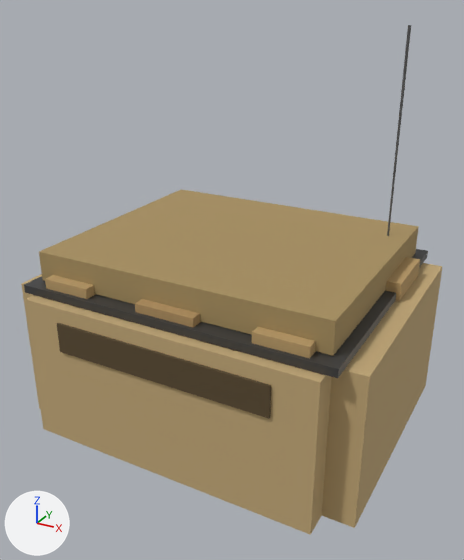
An edit to the glTF model public/models/structures/sandbag-bunker.glb, drawn before and after from the same camera.
The view is the same before and after, from a camera (50 mm lens) standing at (2.9, -5.4, 4.13) and looking at (0.05, -0.24, 1.54). The axes (+X, +Y, +Z) are drawn at lower left. The lights are the same throughout. The older version comes first. Where no turn or scale is listed for an object, it has been applied to the vertices. Vertices at exactly the same position are counted once.

The older version as bpy lines, for what is in view:
```python
ob_mesh_antenna = bpy.data.objects.new('Mesh_Antenna', me_mesh_antenna)
ob_mesh_antenna.location = (1.3, 0.8, 2.9)
ob_mesh_firingslot = bpy.data.objects.new('Mesh_FiringSlot', me_mesh_firingslot)
ob_mesh_firingslot.location = (0.0, -1.2, 1.2)
ob_mesh_frontbagcenter = bpy.data.objects.new('Mesh_FrontBagCenter', me_mesh_frontbagcenter)
ob_mesh_frontbagcenter.location = (0.0, -1.22, 1.6)
ob_mesh_frontbagleft = bpy.data.objects.new('Mesh_FrontBagLeft', me_mesh_frontbagleft)
ob_mesh_frontbagleft.location = (-1.1, -1.22, 1.6)
ob_mesh_frontbagright = bpy.data.objects.new('Mesh_FrontBagRight', me_mesh_frontbagright)
ob_mesh_frontbagright.location = (1.1, -1.22, 1.6)
ob_mesh_leftwall = bpy.data.objects.new('Mesh_LeftWall', me_mesh_leftwall)
ob_mesh_leftwall.location = (-1.5, 0.0, 0.75)
ob_mesh_rightwallbag = bpy.data.objects.new('Mesh_RightWallBag', me_mesh_rightwallbag)
ob_mesh_rightwallbag.location = (1.5, 0.5, 1.6)
ob_mesh_roofpsp = bpy.data.objects.new('Mesh_RoofPSP', me_mesh_roofpsp)
ob_mesh_roofpsp.location = (0.0, 0.0, 1.55)
ob_mesh_roofsandbags = bpy.data.objects.new('Mesh_RoofSandbags', me_mesh_roofsandbags)
ob_mesh_roofsandbags.location = (0.0, 0.0, 1.75)
# also in view: 'Mesh_FrontWall' at (0.0, -1.2, 0.75); 'Mesh_RightWall' at (1.5, 0.0, 0.75)
```
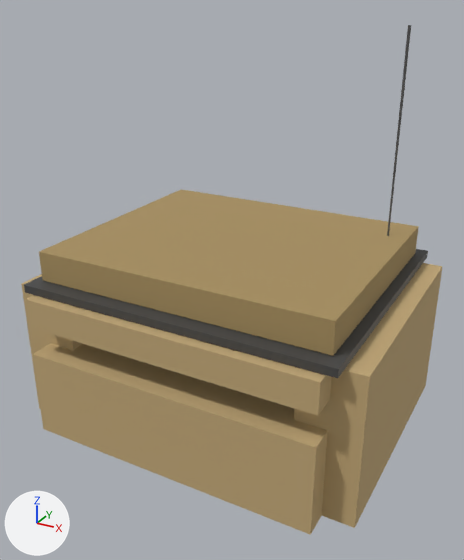
Where the newer file only moved an object's origin or applied its transform, the numbers keep the older frame.

What differs and where, as boxes [x1, y1, x2, y2] in the pictures (464 x 560 px):
'Mesh_FrontWall', rescaled (20% shorter)
    before: [25, 295, 332, 535]
    after: [33, 343, 328, 535]
'Mesh_FrontUpper', added (brown)
    after: [25, 295, 332, 416]
'Mesh_FiringSlot', deleted (brown)
    before: [57, 323, 271, 419]
'Mesh_FrontBagRight', deleted (brown)
    before: [252, 327, 316, 359]
'Mesh_FrontBagCenter', deleted (brown)
    before: [135, 299, 201, 327]
'Mesh_RightWallBag', deleted (brown)
    before: [385, 257, 420, 301]
'Mesh_FrontBagLeft', deleted (brown)
    before: [45, 275, 95, 299]

The change, as a list of edits to the scene's bpy script:
```text
Change mat_material_1:
    mat_material_1.base_color: (0.102, 0.0685, 0.0296) -> (0.0908, 0.0908, 0.0908)  # brown #5a4a30 -> dark grey #555555
    mat_material_1.roughness: 1.0 -> 0.6
    mat_material_1.metallic: 0.0 -> 0.4
Change mat_material_2:
    mat_material_2.base_color: (0.539, 0.392, 0.188) -> (0.392, 0.279, 0.117)  # brown #c2a878 -> brown #a89060
Change me_mesh_frontwall:
    used by ob_mesh_frontwall; location = (0.0, -1.2, 0.75)
    remove me_mesh_frontwall.from_pydata(...)  # 8 vertices, 12 faces; spans x -1.5..1.5, y -0.3..0.3, z -0.75..0.75
    add me_mesh_frontwall.from_pydata(...)  # 8 vertices, 12 faces; spans x -1.5..1.5, y -0.3..0.3, z -0.75..0.15
    me_mesh_frontwall part 1: the whole mesh is scaled about its middle by (1, 1, 0.6), then moved by (0.0, 0.0, -0.3)
Change me_mesh_leftwall:
    where me_mesh_leftwall.from_pydata(...)  # 8 vertices, 12 faces; spans x -0.3..0.3, y -1.25..1.25, z -0.75..0.75
    remove me_mesh_leftwall.materials.append(mat_material_2)  # brown #c2a878
    add me_mesh_leftwall.materials.append(mat_material_0)  # brown #c2a878
Change me_mesh_rightwall:
    where me_mesh_rightwall.from_pydata(...)  # 8 vertices, 12 faces; spans x -0.3..0.3, y -1.25..1.25, z -0.75..0.75
    remove me_mesh_rightwall.materials.append(mat_material_3)  # brown #c2a878
    add me_mesh_rightwall.materials.append(mat_material_0)  # brown #c2a878
Change me_mesh_roofpsp:
    where me_mesh_roofpsp.from_pydata(...)  # 8 vertices, 12 faces; spans x -1.6..1.6, y -1.4..1.4, z -0.04..0.04
    remove me_mesh_roofpsp.materials.append(mat_material_4)  # dark grey #555555
    add me_mesh_roofpsp.materials.append(mat_material_1)  # dark grey #555555
Change me_mesh_roofsandbags:
    where me_mesh_roofsandbags.from_pydata(...)  # 8 vertices, 12 faces; spans x -1.5..1.5, y -1.25..1.25, z -0.15..0.15
    remove me_mesh_roofsandbags.materials.append(mat_material_5)  # brown #a89060
    add me_mesh_roofsandbags.materials.append(mat_material_2)  # brown #a89060
Add me_mesh_frontupper:
    me_mesh_frontupper.from_pydata(...)  # a box spanning x -1.5..1.5, y -0.3..0.3, z -0.15..0.15
    me_mesh_frontupper.materials.append(mat_material_0)  # brown #c2a878
Remove ob_mesh_firingslot:
    ob_mesh_firingslot = bpy.data.objects.new('Mesh_FiringSlot', me_mesh_firingslot)
    ob_mesh_firingslot.location = (0.0, -1.2, 1.2)
Remove ob_mesh_frontbagleft:
    ob_mesh_frontbagleft = bpy.data.objects.new('Mesh_FrontBagLeft', me_mesh_frontbagleft)
    ob_mesh_frontbagleft.location = (-1.1, -1.22, 1.6)
Remove ob_mesh_frontbagright:
    ob_mesh_frontbagright = bpy.data.objects.new('Mesh_FrontBagRight', me_mesh_frontbagright)
    ob_mesh_frontbagright.location = (1.1, -1.22, 1.6)
Remove ob_mesh_frontbagcenter:
    ob_mesh_frontbagcenter = bpy.data.objects.new('Mesh_FrontBagCenter', me_mesh_frontbagcenter)
    ob_mesh_frontbagcenter.location = (0.0, -1.22, 1.6)
Remove ob_mesh_rightwallbag:
    ob_mesh_rightwallbag = bpy.data.objects.new('Mesh_RightWallBag', me_mesh_rightwallbag)
    ob_mesh_rightwallbag.location = (1.5, 0.5, 1.6)
Add ob_mesh_frontupper:
    ob_mesh_frontupper = bpy.data.objects.new('Mesh_FrontUpper', me_mesh_frontupper)
    ob_mesh_frontupper.location = (0.0, -1.2, 1.35)
```
